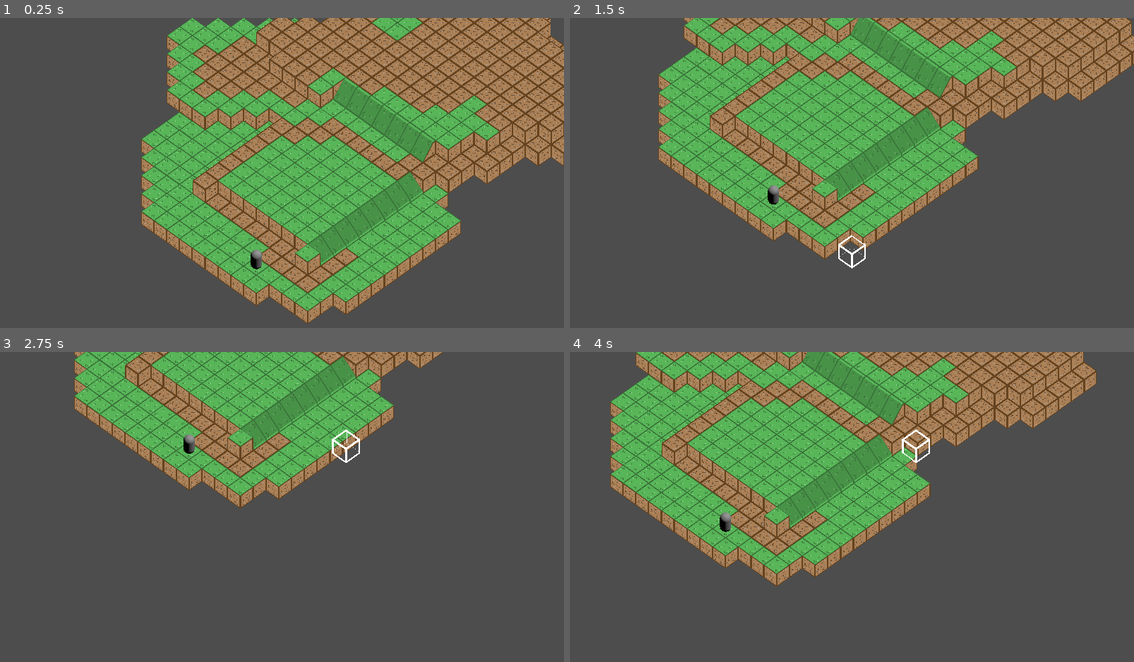
Above: before the commit, frames 1-4 (two rows, left to right).
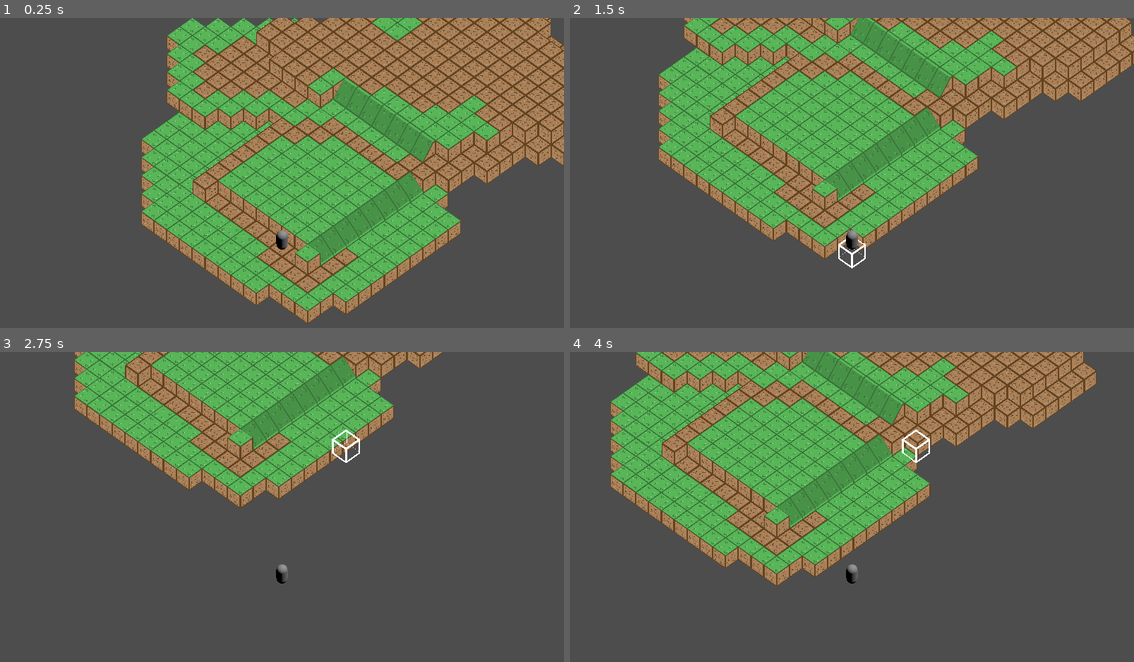
Above: after the commit, the same moments.

Repository: cannibalisticwalrus/GodotGameboardFramework
Game: Godot game, scene res://Scenes/TesterMap.tscn
The game is run twice, just before and just after one commit, with the same random seed, the same clock (stepped at 60 frames per second) and the same inputs.
Inputs (mouse positions are in pixels of both pictures, inside the frame that each line leads up to):
- Up to frame 1 (0.25 s): no input
- Up to frame 2 (1.5 s): tap Enter at 0.5 s; move the mouse to (976, 160) at 0.52 s; press the mouse at (976, 160) at 0.53 s; hold D (Right) 0.53-1.28 s; move the mouse to (739, 191) at 1.27 s; release the mouse at (739, 191) at 1.28 s; hold S (Down) from 1.28 s (still down); click (739, 191) at 1.35 s
- Up to frame 3 (2.75 s): move the mouse to (338, 441) at 2.02 s; release S (Down) at 2.03 s; press the mouse at (338, 441) at 2.03 s; hold D (Right) from 2.03 s (still down)
- Up to frame 4 (4 s): move the mouse to (823, 575) at 2.77 s; release D (Right) at 2.78 s; release the mouse at (823, 575) at 2.78 s; hold W (Up) 2.78-3.53 s; click (823, 575) at 2.85 s; move the mouse to (1021, 556) at 3.52 s; press the mouse at (1021, 556) at 3.53 s; hold A (Left) from 3.53 s (still down)

The runs differ from the first frame. In frame 1, 0.2% of the frame differs, in the area x 44-52%, y 68-82%; in frame 2, 0.2%; in frame 3, 0.2%; in frame 4, 0.2%.

Commit message:
commented out dead code.  Pending removal

Diff:
--- a/Scripts/scr_PlayerModeSelector.gd
+++ b/Scripts/scr_PlayerModeSelector.gd
@@ -13,7 +13,6 @@
 			isCurrentSelection = (gridMapCellAtCursor==currentSelectionLocation);
 			return;
 		isCurrentSelection = true;
-		print(isCurrentSelection);
 
 func _process(delta):
 	if(!isCurrentSelection):
--- a/Scripts/src_Character.gd
+++ b/Scripts/src_Character.gd
@@ -1,29 +1,24 @@
 extends CharacterBody3D
 class_name playerCharacter;
 
-#Character Stats from Pathfinder
-const pfSPEED:int = 25;
-
-#Variables for functionality
-var canMove:bool = true;
-var currentGridLocation:Vector3i;
-@onready var gridMap = $"../../GridMap";
-
-func _setNextGridLocation(newGridLocation:Vector3i) -> void:
-	currentGridLocation = newGridLocation;
-#	print("Character - 01: Location updated.  The character is now at ", currentGridLocation, " on the GridMap."); #DEBUGGING
-	return;
-
-func _updatePlayerLocation(targetPlayerLocation:Vector3) -> void:
-	self.global_position = targetPlayerLocation;
-#	print("Character - 01: Position updated.  The character is now at ", self.global_position, " in world space."); #DEBUGGING
-	return;
-
-func _findPlayerPositionAt(gridCellLocation:Vector3i) -> Vector3:
-	var localLocationAtGridMapCell = gridMap.map_to_local(gridCellLocation);
-	var globalLocationAtGridMapCell = gridMap.to_global(localLocationAtGridMapCell);
-	return globalLocationAtGridMapCell;
-
-func _process(delta):
-	_setNextGridLocation(Vector3i(0,1,2));
-	_updatePlayerLocation(_findPlayerPositionAt(currentGridLocation));
+#var currentGridLocation:Vector3i;
+#@onready var gridMap = $"../../GridMap";
+#
+#func _setNextGridLocation(newGridLocation:Vector3i) -> void:
+#	currentGridLocation = newGridLocation;
+##	print("Character - 01: Location updated.  The character is now at ", currentGridLocation, " on the GridMap."); #DEBUGGING
+#	return;
+#
+#func _updatePlayerLocation(targetPlayerLocation:Vector3) -> void:
+#	self.global_position = targetPlayerLocation;
+##	print("Character - 01: Position updated.  The character is now at ", self.global_position, " in world space."); #DEBUGGING
+#	return;
+#
+#func _findPlayerPositionAt(gridCellLocation:Vector3i) -> Vector3:
+#	var localLocationAtGridMapCell = gridMap.map_to_local(gridCellLocation);
+#	var globalLocationAtGridMapCell = gridMap.to_global(localLocationAtGridMapCell);
+#	return globalLocationAtGridMapCell;
+#
+#func _process(delta):
+#	_setNextGridLocation(Vector3i(0,1,2));
+#	_updatePlayerLocation(_findPlayerPositionAt(currentGridLocation));
